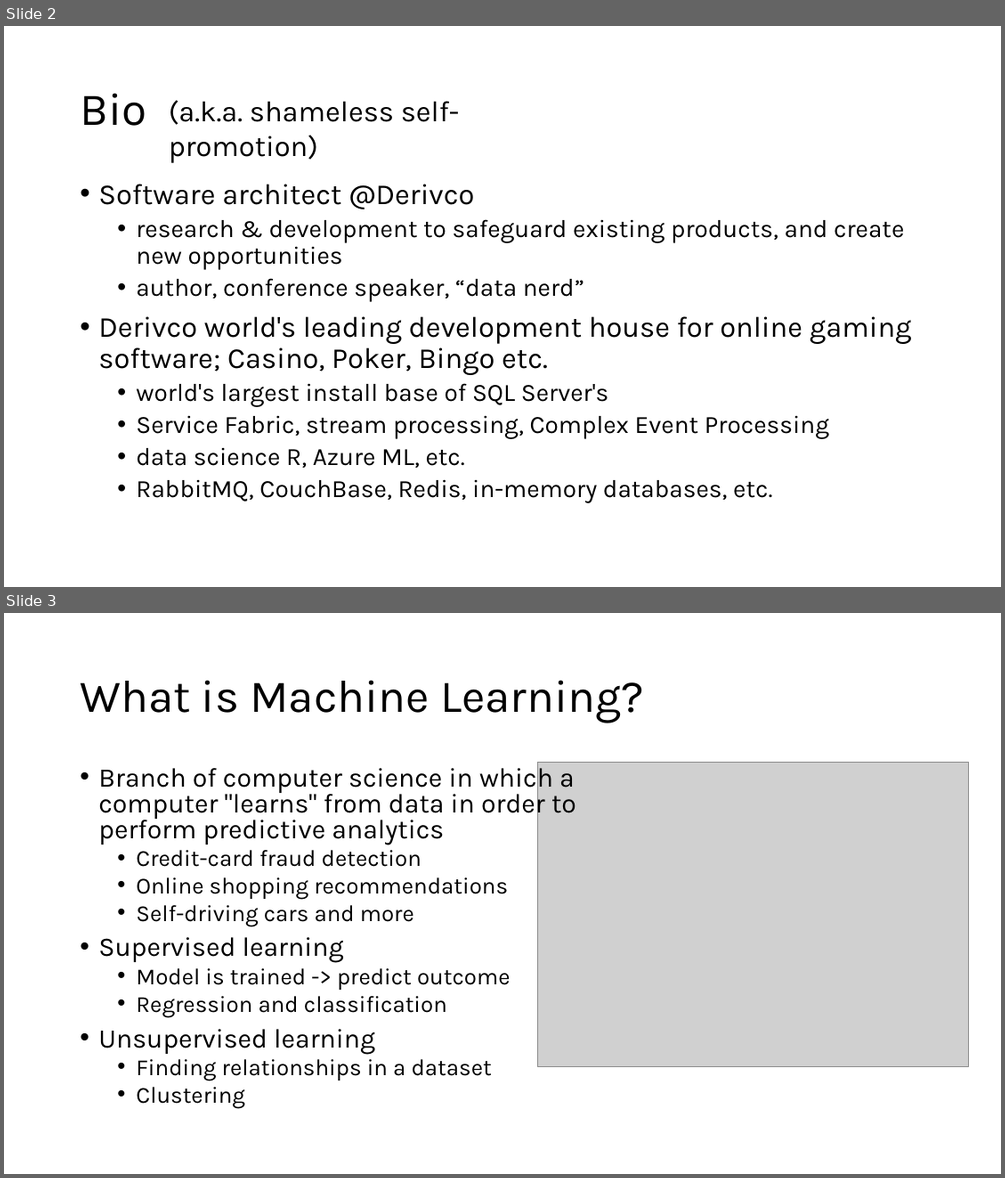
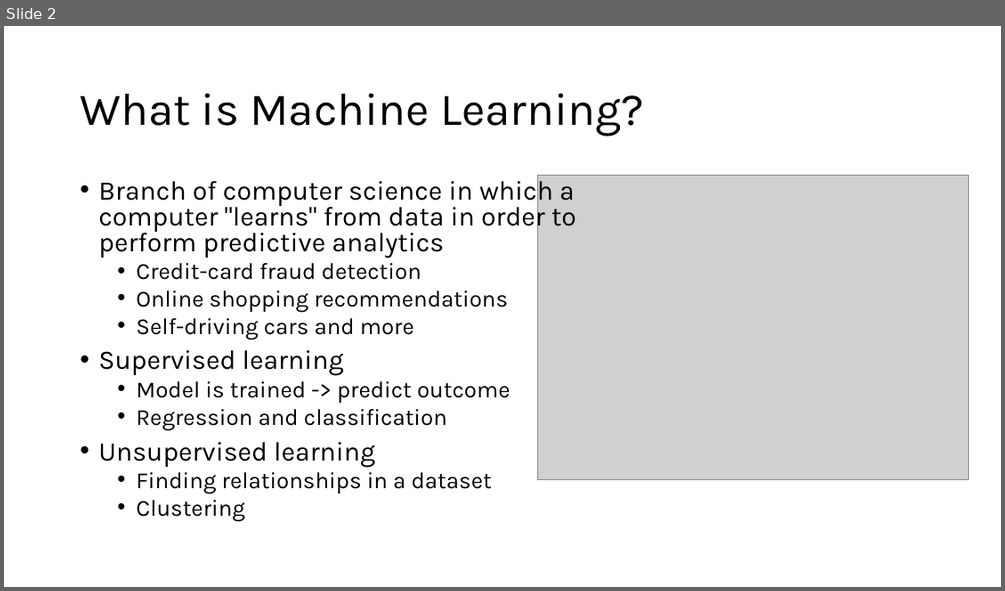
Before and after one commit to nberglund/TechnicalCommunityContent, a slide deck: Big Data and Analytics/Azure Machine Learning/Session 1 - Introduction and Slides/Azure Machine Learning.pptx. Shown one above the other, each under a label of ours: slides 2 and 3 before the commit, slide 2 after it. The pictures are 1005x1178 and 1005x591 pixels, drawn with LibreOffice and Linux fonts; fonts in the diff are those of the drawing; grey boxes stand for pictures. Boxes give left, top, right and bottom in pixels: in the first picture for what was removed or moved away, otherwise in the second. Text is boxed around its words. In the diff, an @@ line names an element or a change of style, - is before the commit and + after.

```diff
--- a/Big Data and Analytics/Azure Machine Learning/Session 1 - Introduction and Slides/Azure Machine Learning.pptx
+++ b/Big Data and Analytics/Azure Machine Learning/Session 1 - Introduction and Slides/Azure Machine Learning.pptx
@@ slide 2 removed at (4,26,1001,587), background #FFFFFF @@
@@ title removed at (80,93,146,126) @@
-Bio
@@ text removed at (169,100,460,163) @@
-(a.k.a. shameless self-promotion)
@@ text removed at (98,184,912,503) @@
-• Software architect @Derivco
-  • research & development to safeguard existing products, and create new opportunities
-  • author, conference speaker, “data nerd”
-• Derivco world's leading development house for online gaming software; Casino, Poker, Bingo etc.
-  • world's largest install base of SQL Server's
-  • Service Fabric, stream processing, Complex Event Processing
-  • data science R, Azure ML, etc.
-  • RabbitMQ, CouchBase, Redis, in-memory databases, etc.
@@ what was slide 3 is now slide 2 @@
```
Also in this commit, not shown: 1 slide changed, 2 other files.
